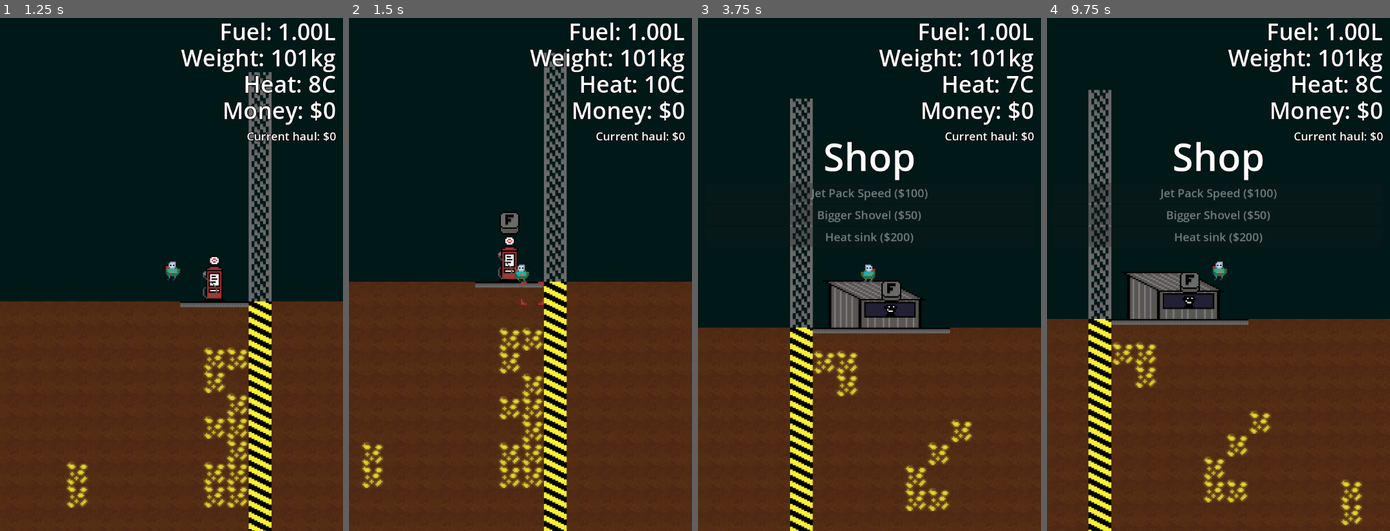
Above: before the commit, frames 1-4 (left to right).
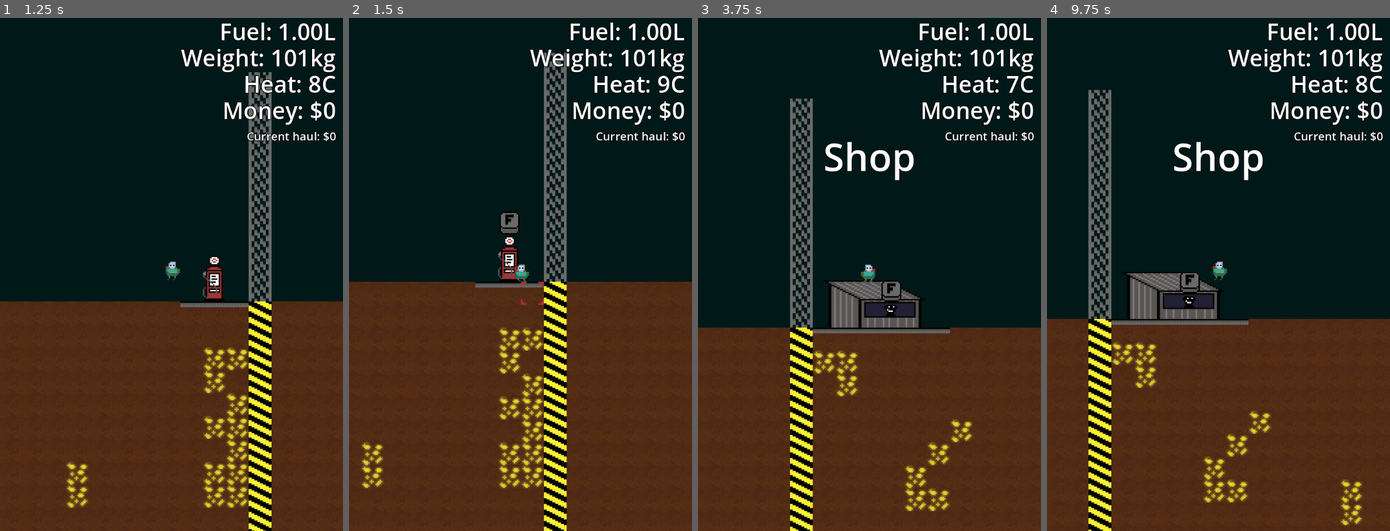
Above: after the commit, the same moments.

Repository: brikr/ludum-dare-57
Game: Godot game, scene res://scenes/main/main.tscn
Same seed, same stepped clock (60 frames per second), same inputs: the game is played once before the commit and once after it.
Inputs (mouse positions are in pixels of both pictures, inside the frame that each line leads up to):
- Up to frame 1 (1.25 s): tap Enter at 0.5 s; move the mouse to (154, 377) at 0.52 s; hold D (move_right) from 0.53 s (still down); tap F (interact) at 0.6 s; tap Space (jump) at 0.77 s
- Up to frame 2 (1.5 s): keep holding D (move_right); move the mouse to (623, 351) at 1.27 s; click (623, 351) at 1.35 s
- Up to frame 3 (3.75 s): tap Space (jump) at 1.52, 3.02 s; move the mouse to (766, 197) at 2.02 s; release D (move_right) at 2.03 s; hold A (move_left) from 2.03 s (still down); tap F (interact) at 2.1, 3.6 s; move the mouse to (886, 274) at 2.77 s; click (886, 274) at 2.85 s; move the mouse to (818, 146) at 3.52 s
- Up to frame 4 (9.75 s): tap Space (jump) at 3.77, 4.52, 6.02, 6.77, 7.52, 9.02 s; move the mouse to (1293, 248) at 4.27 s; release A (move_left) at 4.28 s; hold D (move_right) 4.28-8.03 s; click (1293, 248) at 4.35 s; move the mouse to (1149, 300) at 5.02 s; tap F (interact) every 1.5 s from 5.1 to 9.6 s; move the mouse to (1252, 161) at 5.77 s; click (1252, 161) at 5.85 s; move the mouse to (1201, 377) at 6.52 s; move the mouse to (1321, 351) at 7.27 s; click (1321, 351) at 7.35 s; move the mouse to (1115, 197) at 8.02 s; hold A (move_left) 8.03-9.53 s; move the mouse to (1235, 274) at 8.77 s; click (1235, 274) at 8.85 s; move the mouse to (1167, 146) at 9.52 s; hold D (move_right) from 9.53 s (still down)

Frame 1 is identical in both runs. In frame 2, 0.4% of the frame differs, in the area x 67-98%, y 11-15%; in frame 3, 0.7%; in frame 4, 0.7%, in the area x 32-67%, y 33-44%.
Error after the commit: Parse Error: Cannot find member "HE" in base "Item.StatImpact". (res://scripts/items/items.gd:6)

Commit message:
heat adjust

Diff:
--- a/scenes/player/player.gd
+++ b/scenes/player/player.gd
@@ -38,10 +38,11 @@
 # digging power (per physics frame)
 # TODO: this should be 1.0 for real digging to return
 var digging_power = 1.0
-var digging_heat_gen = 1.0
+var digging_heat_gen = 0.5
 ## Heat
 # total heat value before it impacts digging
 var heat_capacity = 200
+var heat_decay_rate = 1.0
 ## Falling
 # Get the gravity from the project settings to be synced with RigidBody nodes.
 var gravity = ProjectSettings.get_setting("physics/2d/default_gravity")
@@ -165,7 +166,7 @@
   if is_digging:
     current_dig_heat += digging_heat_gen
   elif current_dig_heat > 0:
-    current_dig_heat -= digging_heat_gen
+    current_dig_heat -= heat_decay_rate
   elif current_dig_heat < 0:
     current_dig_heat = 0
 
--- a/scripts/items/item.gd
+++ b/scripts/items/item.gd
@@ -10,7 +10,9 @@
   JETPACK_FUEL_EFFICIENCY,
   CURRENT_FUEL,
   DIGGING_POWER,
+  DIGGING_HEAT_GEN,
   HEAT_CAPACITY,
+  HEAT_DECAY_RATE,
 }
 
 var type: Type
@@ -46,3 +48,7 @@
         GameState.player.digging_power += val
       Item.StatImpact.HEAT_CAPACITY:
         GameState.player.heat_capacity += val
+      Item.StatImpact.DIGGING_HEAT_GEN:
+        GameState.player.digging_heat_gen += val
+      Item.StatImpact.HEAT_DECAY_RATE:
+        GameState.player.heat_decay_rate += val
--- a/scripts/items/items.gd
+++ b/scripts/items/items.gd
@@ -3,7 +3,7 @@
 var GEAR_REGISTRY = [
   Item.new("Jet Pack Speed", 100.0, Item.Type.GEAR, {Item.StatImpact.JETPACK_SPEED_LIMIT: 25}),
   Item.new("Bigger Shovel", 50.0, Item.Type.GEAR, {Item.StatImpact.DIGGING_POWER: 1}),
-  Item.new("Heat sink", 200, Item.Type.GEAR, {Item.StatImpact.HEAT_CAPACITY: 100}),
+  Item.new("Heat sink", 200, Item.Type.GEAR, {Item.StatImpact.DIGGING_HEAT_GEN: -0.25, Item.StatImpact.HE: -0.25}, ),
 ]
 
 var CONSUMEABLE_REGISTRY = [
